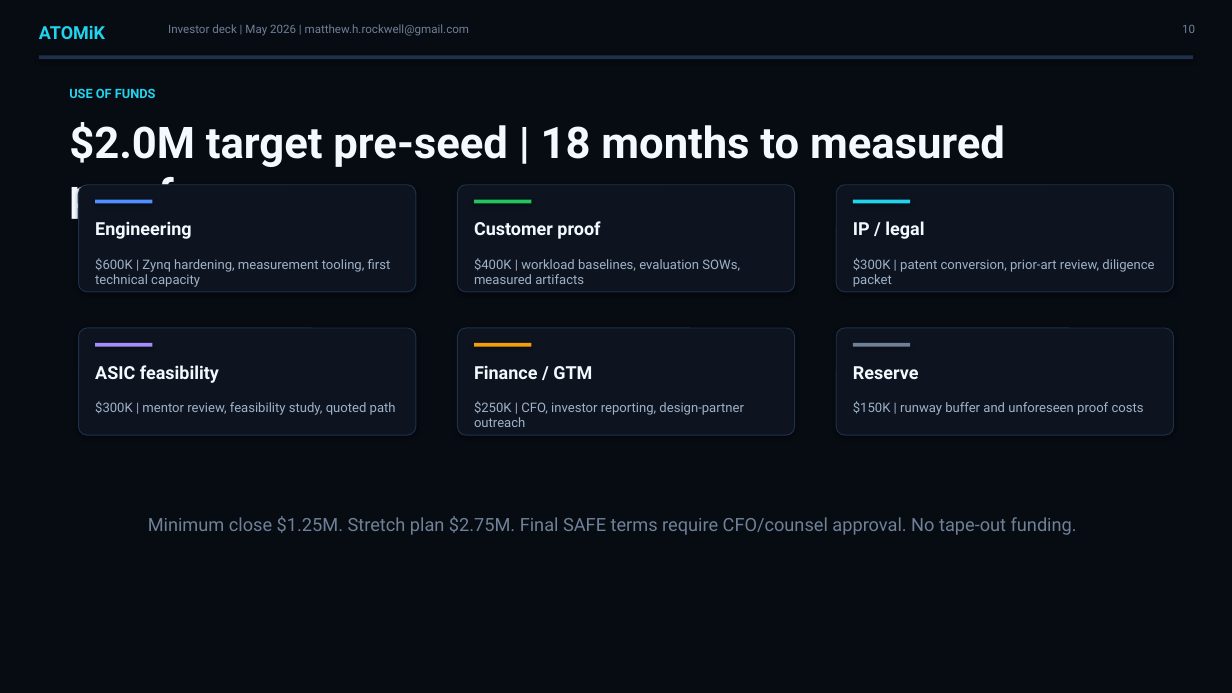
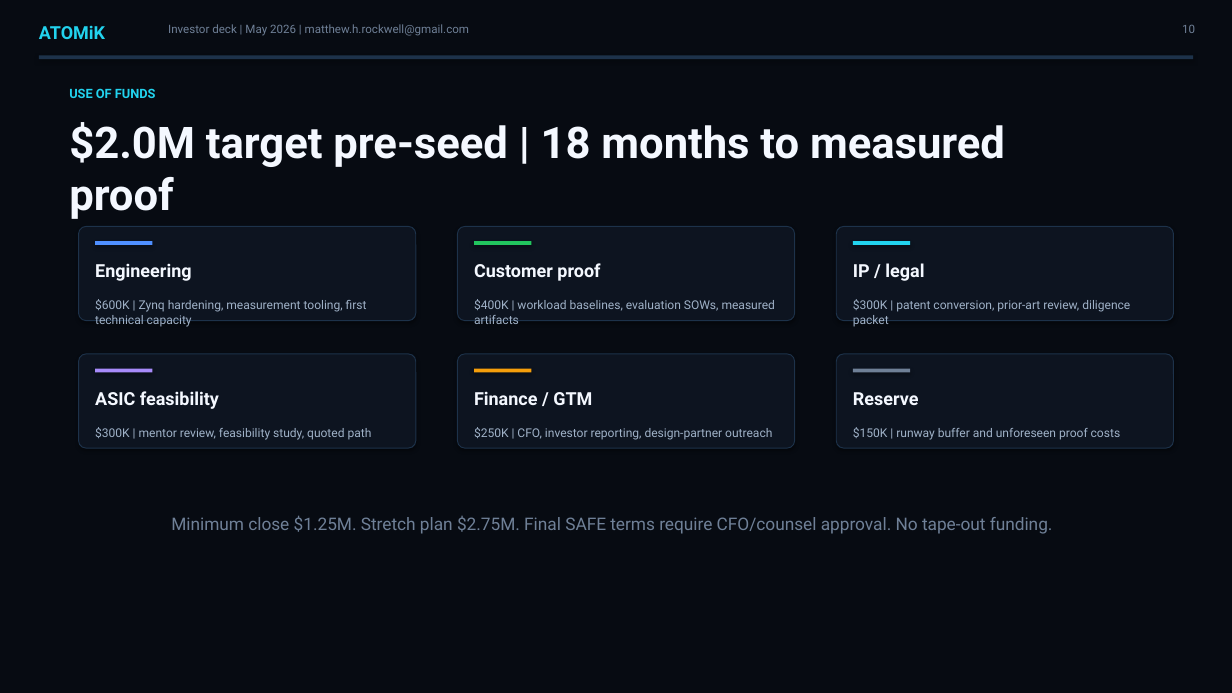
Before and after one commit to MatthewHRockwell/ATOMiK, a slide deck: slide 10 of business/for_codex/01_pitch_materials/ATOMiK_Investor_Deck.pptx. Drawn at 1232x693 pixels with LibreOffice and Linux fonts; fonts in the diff are those of the drawing. Boxes give left, top, right and bottom in pixels: in the first picture for what was removed or moved away, otherwise in the second. Text is boxed around its words. In the diff, an @@ line names an element or a change of style, - is before the commit and + after.

```diff
--- a/business/for_codex/01_pitch_materials/ATOMiK_Investor_Deck.pptx
+++ b/business/for_codex/01_pitch_materials/ATOMiK_Investor_Deck.pptx
@@ rounded rectangle: place and size @@
-rounded rectangle at [79, 185, 416, 292]
+rounded rectangle at [79, 226, 416, 321]
@@ rounded rectangle: place and size @@
-rounded rectangle at [457, 185, 795, 292]
+rounded rectangle at [457, 226, 795, 321]
@@ rounded rectangle: place and size @@
-rounded rectangle at [836, 185, 1174, 292]
+rounded rectangle at [836, 226, 1174, 321]
@@ 3 texts, 3 rectangles: place and size @@
-3 texts, 3 rectangles at [95, 200, 924, 239]
+3 texts, 3 rectangles at [95, 241, 924, 281]
@@ text "$600K | Zynq hardening, measurement ...": place and size @@
-text "$600K | Zynq hardening, measurement ..." at [95, 258, 391, 287]
+text "$600K | Zynq hardening, measurement ..." at [95, 299, 367, 327]
@@ size 10.2 to 9.4 pt in 6 elements at [95, 427, 372, 440], [474, 427, 772, 440], [853, 427, 1121, 440], [95, 299, 367, 327], [853, 299, 1130, 326], [474, 299, 775, 324] @@
@@ text "$400K | workload baselines, evaluation ...": place and size @@
-text "$400K | workload baselines, evaluation ..." at [474, 258, 740, 284]
+text "$400K | workload baselines, evaluation ..." at [474, 299, 775, 324]
@@ text "$300K | patent conversion, prior-art ...": place and size @@
-text "$300K | patent conversion, prior-art ..." at [853, 258, 1154, 287]
+text "$300K | patent conversion, prior-art ..." at [853, 299, 1130, 326]
@@ rounded rectangle: place and size @@
-rounded rectangle at [79, 328, 416, 435]
+rounded rectangle at [79, 354, 416, 448]
@@ rounded rectangle: place and size @@
-rounded rectangle at [457, 328, 795, 435]
+rounded rectangle at [457, 354, 795, 448]
@@ rounded rectangle: place and size @@
-rounded rectangle at [836, 328, 1174, 435]
+rounded rectangle at [836, 354, 1174, 448]
@@ 3 texts, 3 rectangles: place and size @@
-3 texts, 3 rectangles at [95, 343, 919, 383]
+3 texts, 3 rectangles at [95, 369, 919, 409]
@@ text "$300K | mentor review, feasibility ...": place and size @@
-text "$300K | mentor review, feasibility ..." at [95, 401, 396, 415]
+text "$300K | mentor review, feasibility ..." at [95, 427, 372, 440]
@@ text "$250K | CFO, investor reporting, ...": place and size @@
-text "$250K | CFO, investor reporting, ..." at [474, 401, 743, 427]
+text "$250K | CFO, investor reporting, ..." at [474, 427, 772, 440]
@@ text "$150K | runway buffer and ...": place and size @@
-text "$150K | runway buffer and ..." at [853, 401, 1144, 415]
+text "$150K | runway buffer and ..." at [853, 427, 1121, 440]
@@ text "Minimum close $1.25M. Stretch plan ..." at [171, 515, 1053, 534]: size 14.2 to 13.5 pt @@
```
Also in this commit, not shown: 7 other slides changed, 1 slide added, 1 slide removed, 11 other files.
